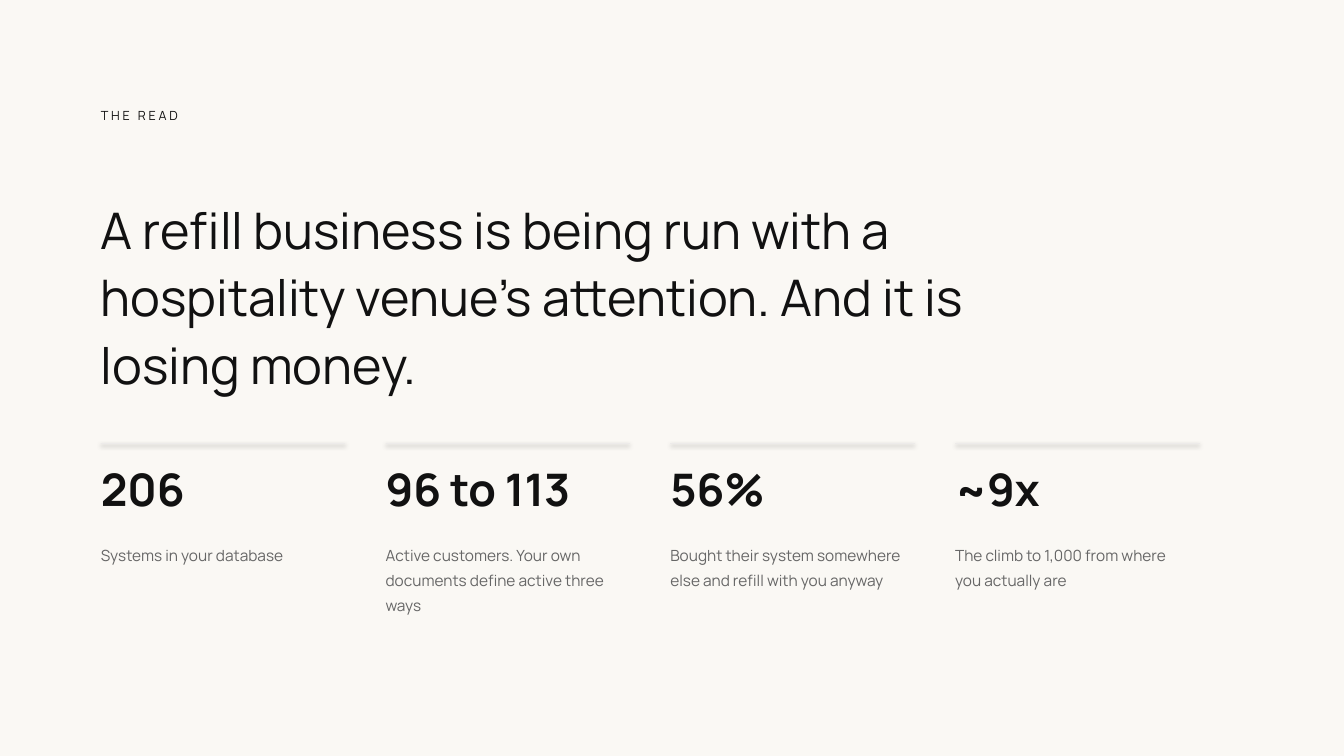
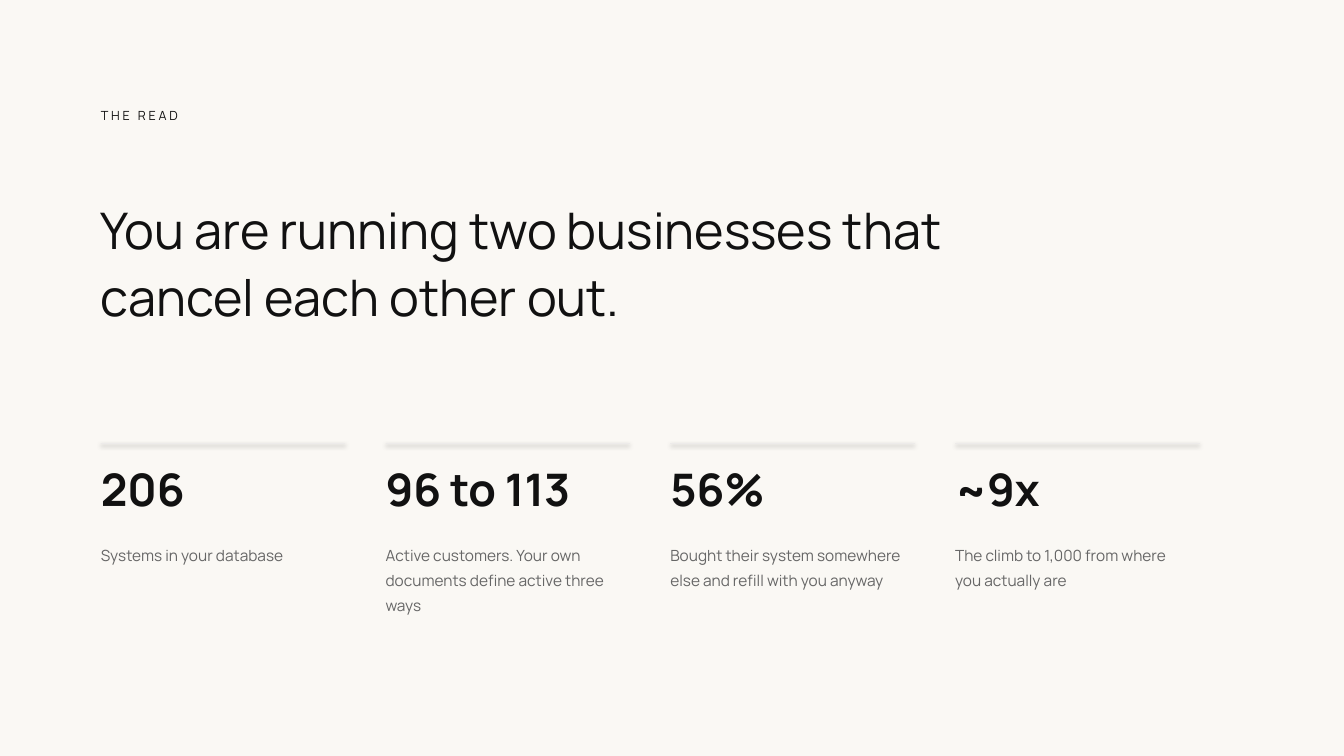
Before and after one commit to clentjewell/tapthatbrewery, a slide deck: slide 3 of 00 Admin/11 Final Outputs/site/JP_TapThat_WhereYouAre_v01.pptx. Drawn at 1344x756 pixels with LibreOffice and Linux fonts; fonts in the diff are those of the drawing. Boxes give left, top, right and bottom in pixels: in the first picture for what was removed or moved away, otherwise in the second. Text is boxed around its words. In the diff, an @@ line names an element or a change of style, - is before the commit and + after.

```diff
--- a/00 Admin/11 Final Outputs/site/JP_TapThat_WhereYouAre_v01.pptx
+++ b/00 Admin/11 Final Outputs/site/JP_TapThat_WhereYouAre_v01.pptx
@@ text at bbox=[101, 212, 941, 317]: text changed @@
-A refill business is being run with a
-hospitality venue's attention. And it is
-losing money.
+You are running two businesses that
+cancel each other out.
```
Also in this commit, not shown: 3 other slides changed, 3 slides added, 8 other files.
